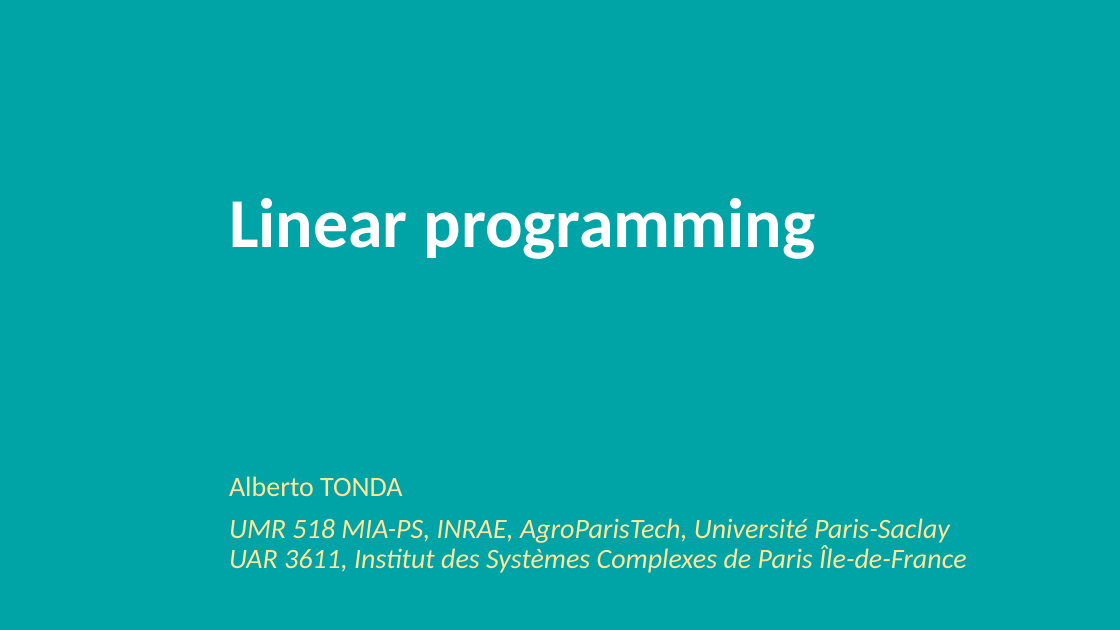
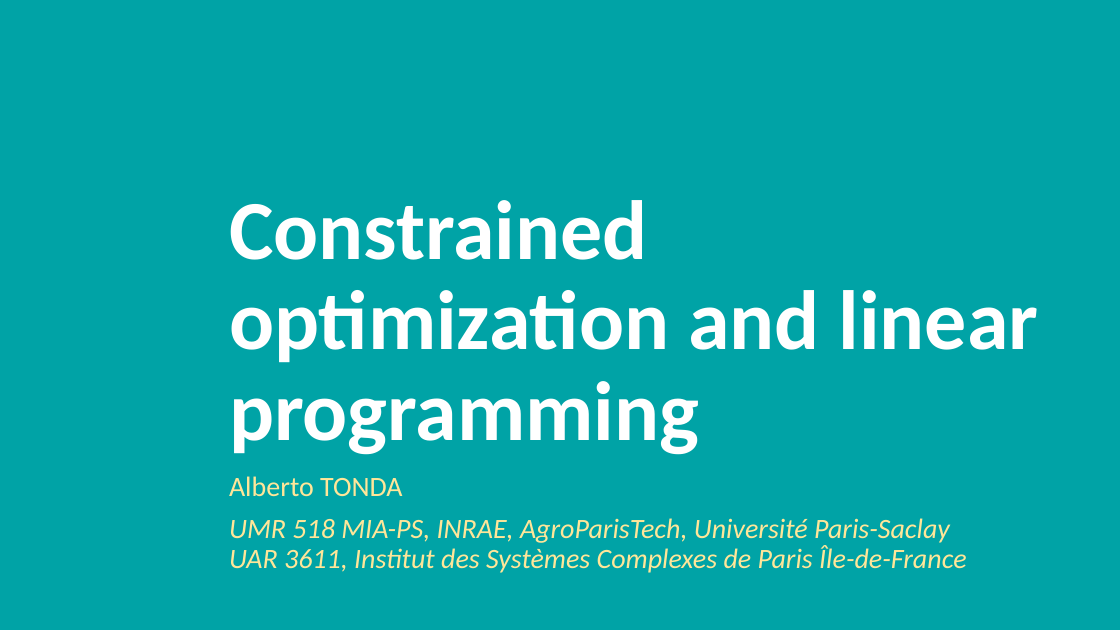
Before and after one commit to albertotonda/teaching, a slide deck: slide 1 of optimization-methods-for-artificial-intelligence/optimization-linear-programming.pptx. Drawn at 1120x630 pixels with LibreOffice and Linux fonts; fonts in the diff are those of the drawing; background and template pictures are left out. Boxes give left, top, right and bottom in pixels: in the first picture for what was removed or moved away, otherwise in the second. Text is boxed around its words. In the diff, an @@ line names an element or a change of style, - is before the commit and + after.

Commit message:
Added new slides for optimization of structures

```diff
--- a/optimization-methods-for-artificial-intelligence/optimization-linear-programming.pptx
+++ b/optimization-methods-for-artificial-intelligence/optimization-linear-programming.pptx
@@ title at (229,200,1039,455): text changed; size 60 to 72 pt @@
-Linear programming
+Constrained optimization and linear programming
```
Also in this commit, not shown: 1 other slide changed, 5 slides added, 6 other files.
